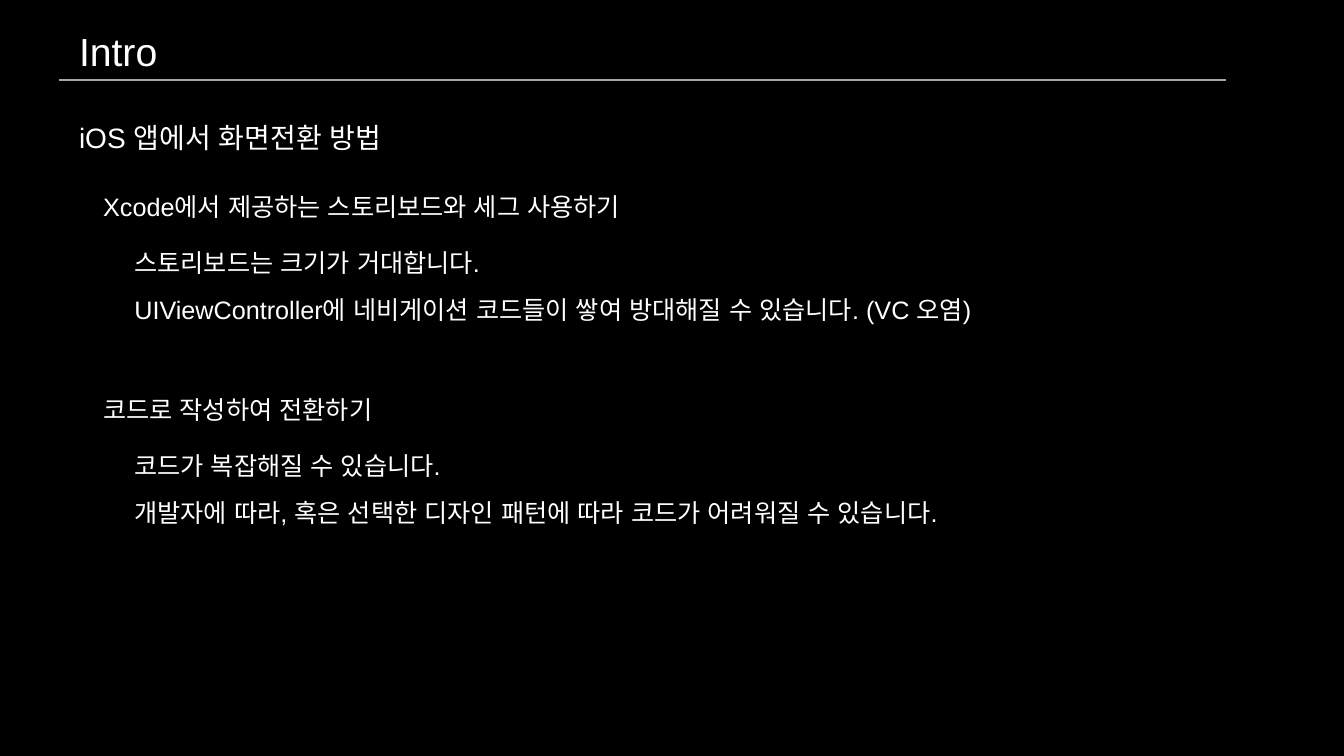
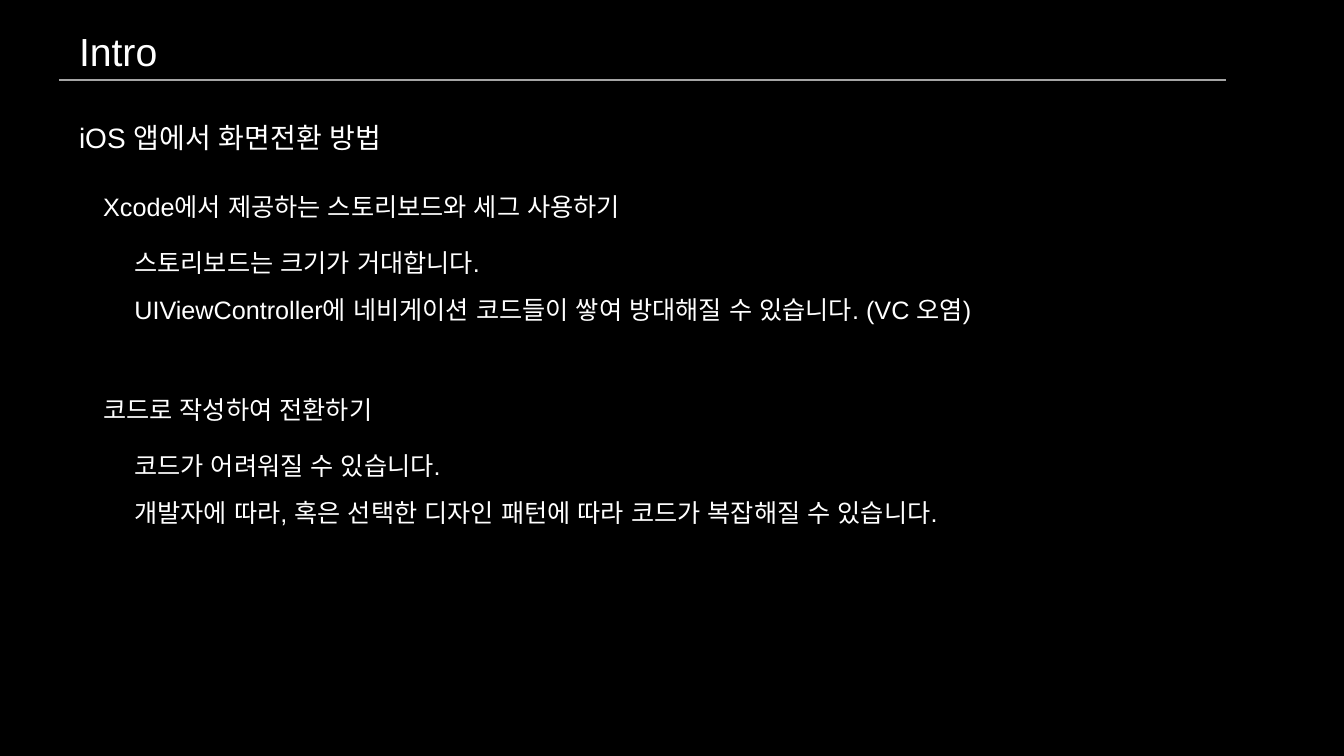
Before and after one commit to MangDic/RxFlow_Exsample, a slide deck: slide 3 of RxFlow 세미나 - 이명직.pptx. Drawn at 1344x756 pixels with LibreOffice and Linux fonts; fonts in the diff are those of the drawing. Boxes give left, top, right and bottom in pixels: in the first picture for what was removed or moved away, otherwise in the second. Text is boxed around its words. In the diff, an @@ line names an element or a change of style, - is before the commit and + after.

```diff
--- a/RxFlow 세미나 - 이명직.pptx
+++ b/RxFlow 세미나 - 이명직.pptx
@@ text at (134,454,441,477): text changed @@
-코드가 복잡해질 수 있습니다.
+코드가 어려워질 수 있습니다.
@@ text at (134,500,938,526): text changed @@
-개발자에 따라, 혹은 선택한 디자인 패턴에 따라 코드가 어려워질 수 있습니다.
+개발자에 따라, 혹은 선택한 디자인 패턴에 따라 코드가 복잡해질 수 있습니다.
```
Also in this commit, not shown: 1 other slide changed, 1 slide added.
